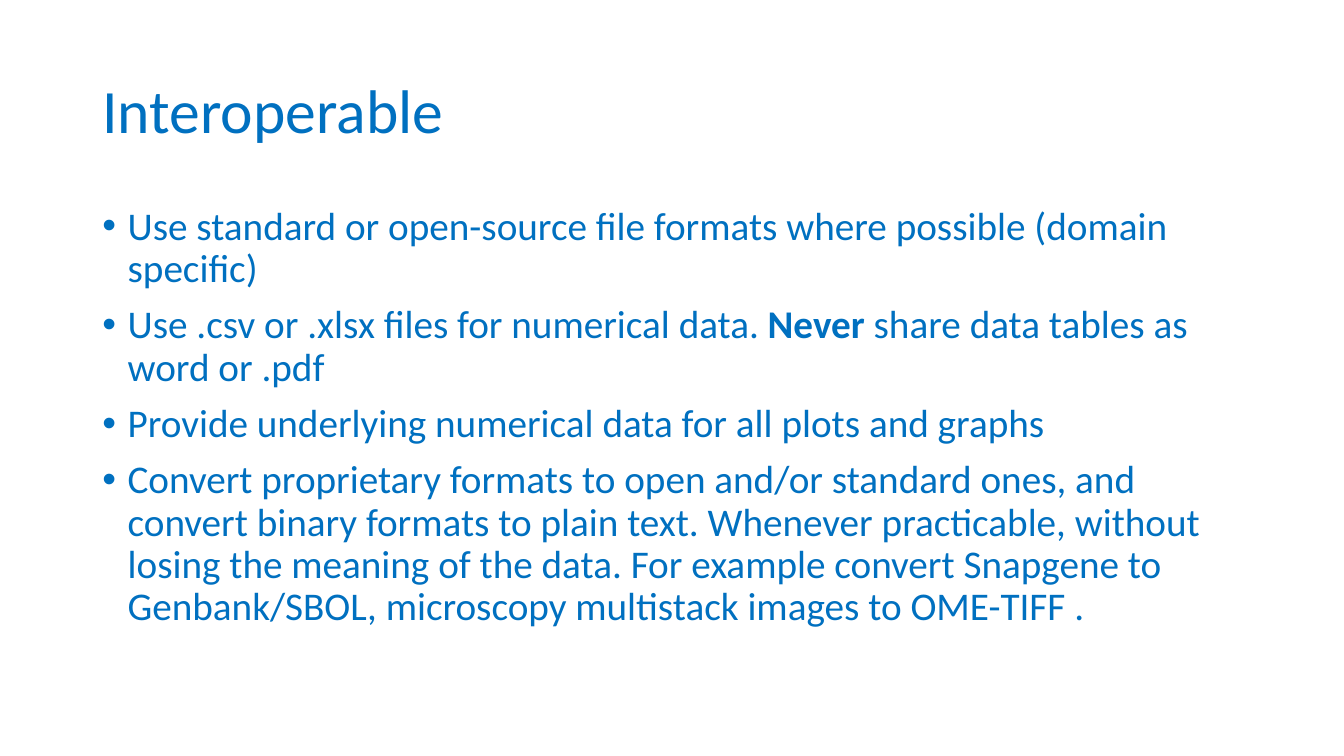
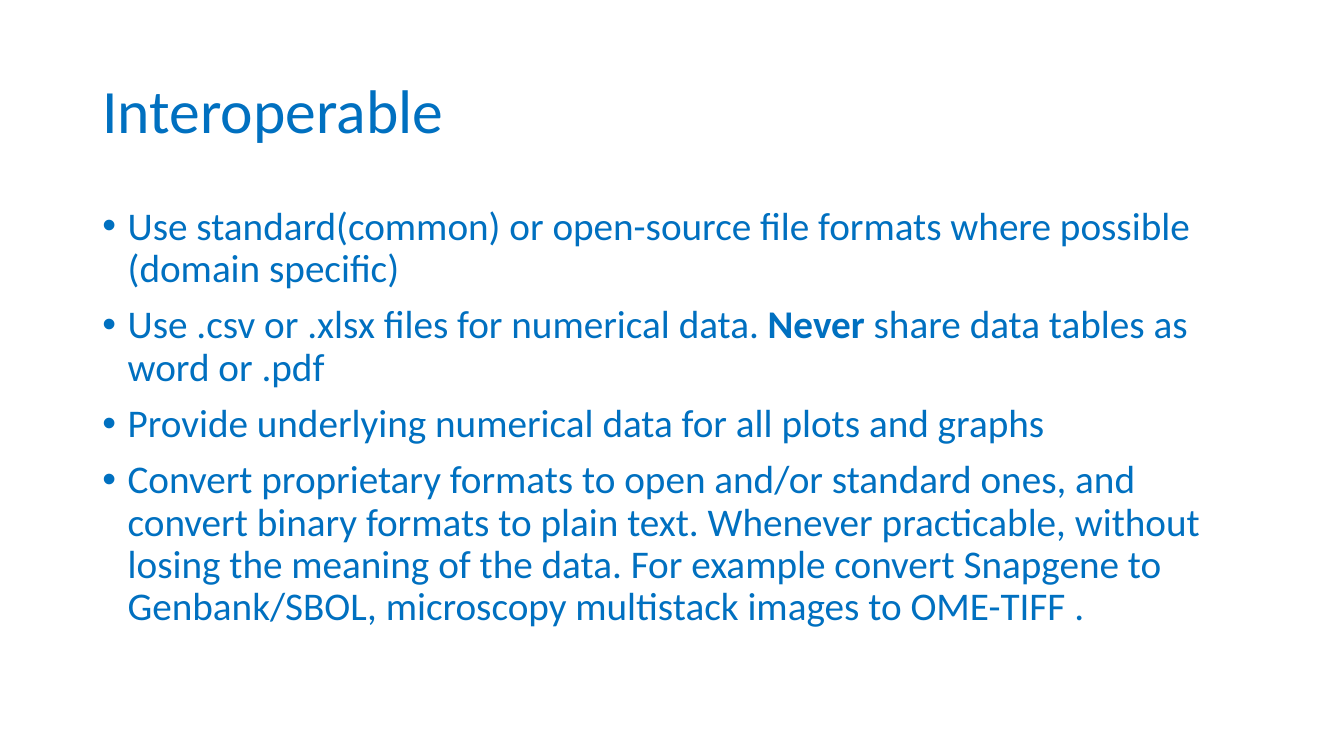
Before and after one commit to tobyhodges/probable-enigma, a slide deck: slide 12 of instructors/02-Being_FAIR.pptx. Drawn at 1344x756 pixels with LibreOffice and Linux fonts; fonts in the diff are those of the drawing; background and template pictures are left out. Boxes give left, top, right and bottom in pixels: in the first picture for what was removed or moved away, otherwise in the second. Text is boxed around its words. In the diff, an @@ line names an element or a change of style, - is before the commit and + after.

```diff
--- a/instructors/02-Being_FAIR.pptx
+++ b/instructors/02-Being_FAIR.pptx
@@ text at [128, 211, 1190, 289]: text changed @@
-• Use standard or open-source file formats where possible (domain specific)
+• Use standard(common) or open-source file formats where possible (domain specific)
```
Also in this commit, not shown: 1 other file.
